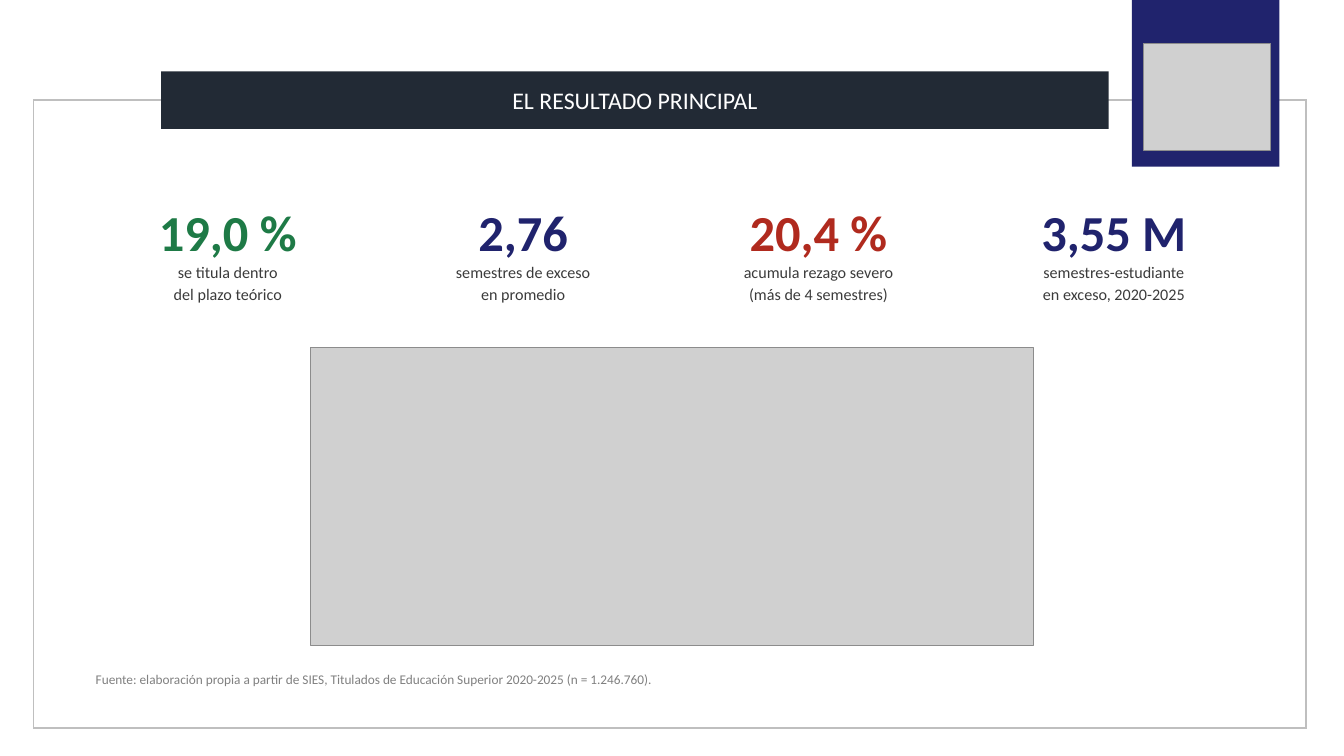
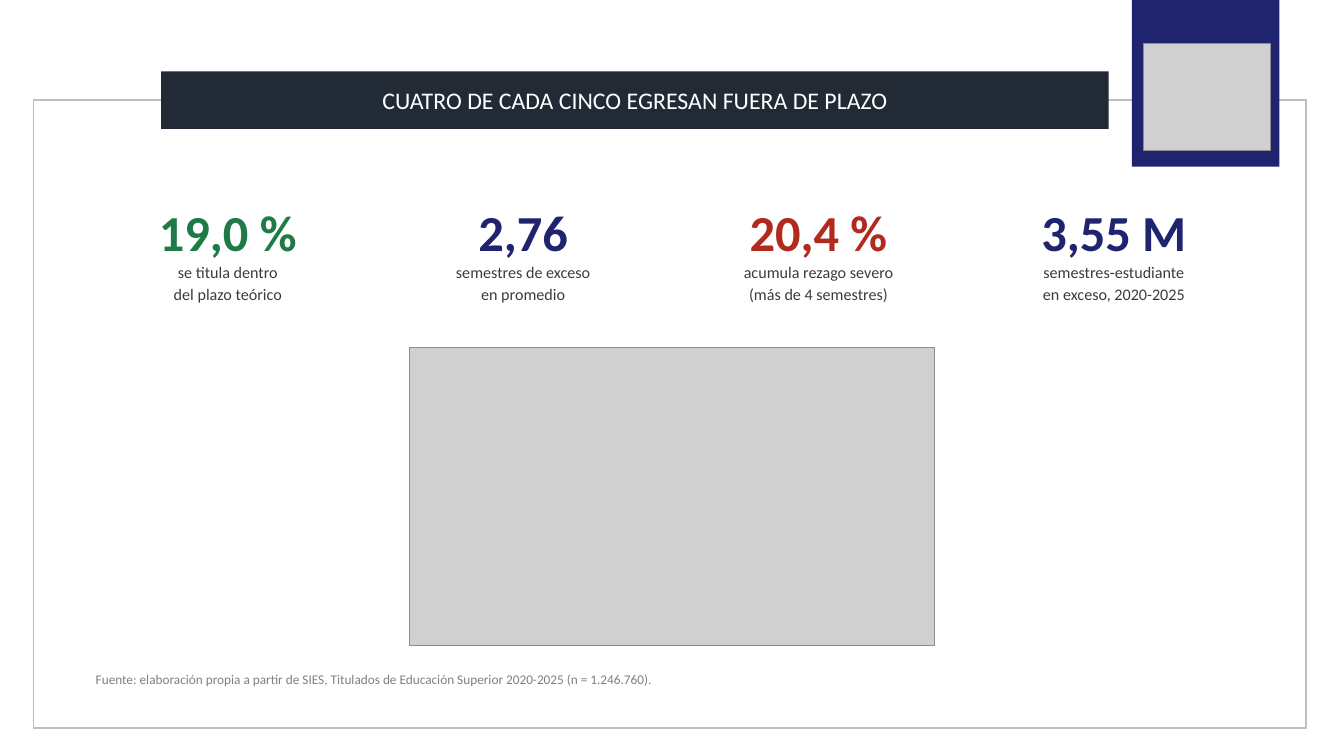
Before and after one commit to santunez75/proyecto-titulados, a slide deck: slide 4 of informe/Presentacion_Fase4_Sebastian_Antunez.pptx. Drawn at 1344x756 pixels with LibreOffice and Linux fonts; fonts in the diff are those of the drawing; grey boxes stand for pictures. Boxes give left, top, right and bottom in pixels: in the first picture for what was removed or moved away, otherwise in the second. Text is boxed around its words. In the diff, an @@ line names an element or a change of style, - is before the commit and + after.

Commit message:
docs(f4): alinea informe, figuras y presentacion con el apunte de la fase
- Informe: objetivos analiticos con su figura asignada y tabla de
  correspondencia; resultados reorganizados en torno a las tres figuras,
  cada una con sus cuatro enunciados de lectura; estratificacion de la
  brecha de genero; apartado de cortes descartados y del relato.
- Figuras renombradas (f4_fig1..fig4) con titulo-enunciado y color con
  funcion; las antiguas se eliminan del repositorio.
- Presentacion: titulos de lamina que enuncian el hallazgo y figuras
  nuevas; guion regenerado desde la misma fuente.

```diff
--- a/informe/Presentacion_Fase4_Sebastian_Antunez.pptx
+++ b/informe/Presentacion_Fase4_Sebastian_Antunez.pptx
@@ text in rectangle at <box>382,93,887,109</box>: text changed @@
-EL RESULTADO PRINCIPAL
+CUATRO DE CADA CINCO EGRESAN FUERA DE PLAZO
@@ picture: place and size @@
-picture at <box>311,348,1033,645</box>
+picture at <box>409,348,936,645</box>
```
Also in this commit, not shown: 3 other slides changed, 2 other files.
